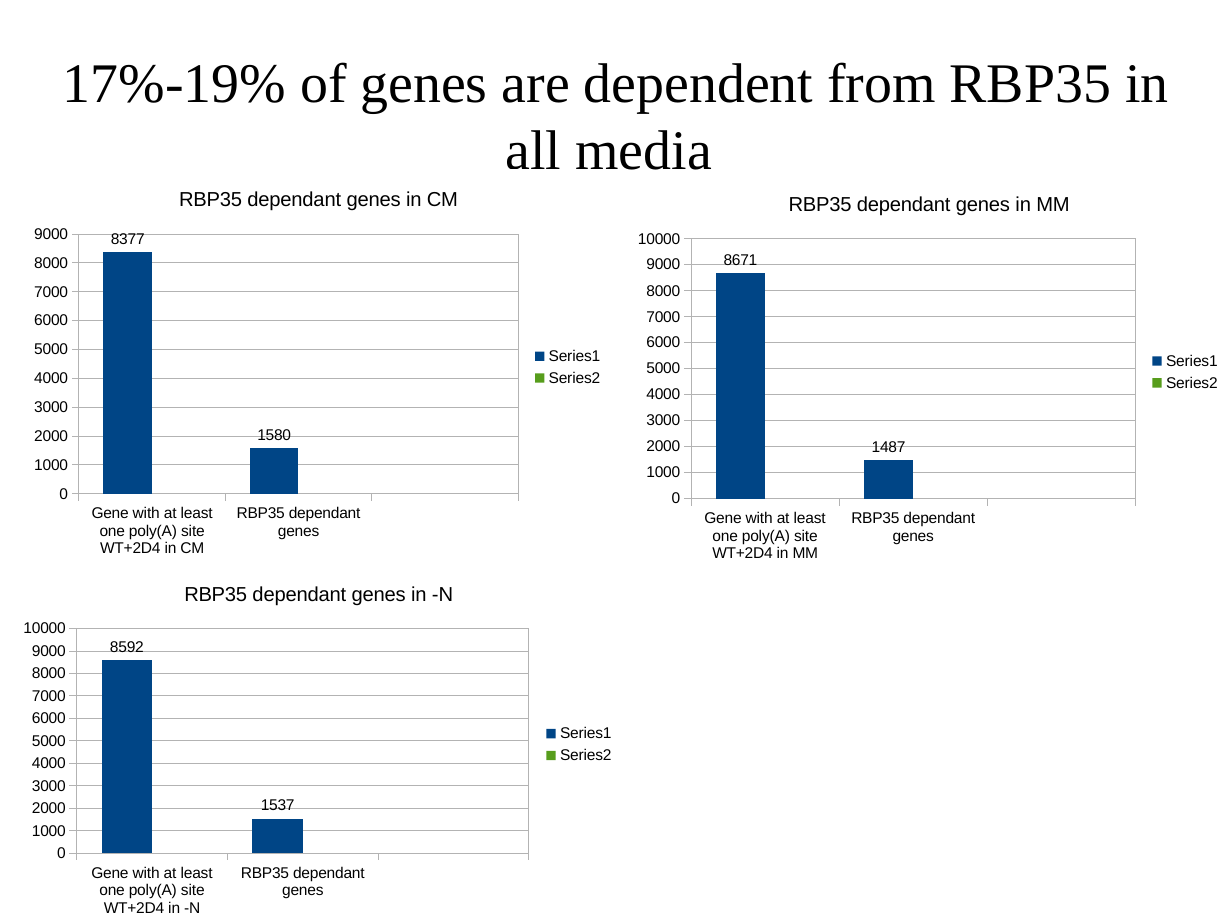
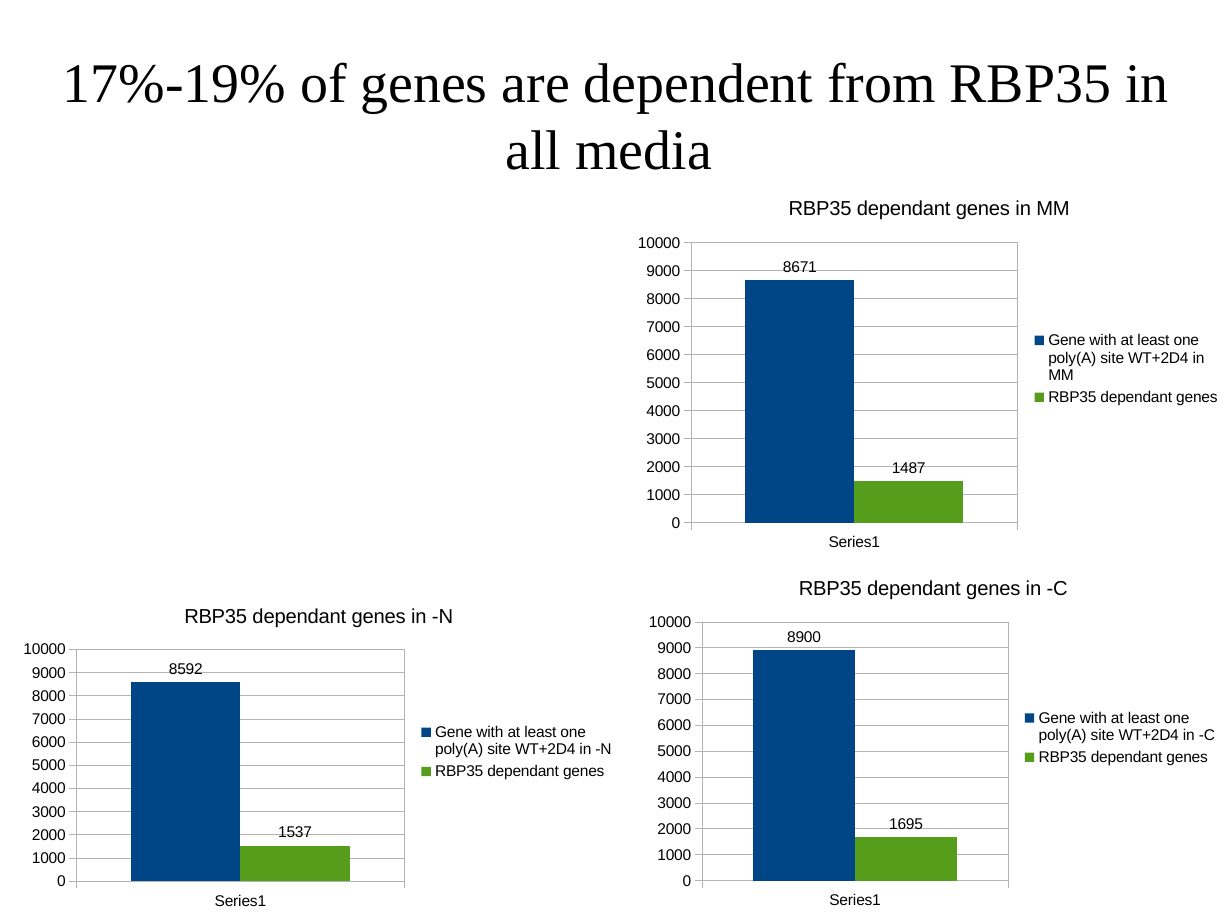
Before and after one commit to wilkinsonlab/m-oryzae-polya, a slide deck: slide 37 of doc/oryzae_presentation.odp (slide 35 before the commit). Drawn at 1232x924 pixels with LibreOffice and Linux fonts; fonts in the diff are those of the drawing. Boxes give left, top, right and bottom in pixels: in the first picture for what was removed or moved away, otherwise in the second. Text is boxed around its words. In the diff, an @@ line names an element or a change of style, - is before the commit and + after.

```diff
--- a/doc/oryzae_presentation.odp
+++ b/doc/oryzae_presentation.odp
@@ column chart at <box>626,179,1232,559</box> @@
-categories: Gene with at least one poly(A) site WT+2D4 in MM, RBP35 dependant genes, 
+categories: 
-: 8671, 1487, -
+Gene with at least one poly(A) site WT+2D4 in MM: 8671
-: -, -, -
+RBP35 dependant genes: 1487
@@ column chart: place and size @@
-column chart at <box>626,174,1232,570</box>
+column chart at <box>626,179,1232,559</box>
@@ column chart at <box>637,559,1230,917</box> @@
@@ title "RBP35 dependant genes in CM" to "RBP35 dependant genes in -C" @@
-categories: Gene with at least one poly(A) site WT+2D4 in CM, RBP35 dependant genes, 
+categories: 
-: 8377, 1580, -
+Gene with at least one poly(A) site WT+2D4 in -C: 8900
-: -, -, -
+RBP35 dependant genes: 1695
@@ column chart: place and size @@
-column chart at <box>22,169,615,565</box>
+column chart at <box>637,559,1230,917</box>
@@ column chart at <box>11,588,626,917</box> @@
-categories: Gene with at least one poly(A) site WT+2D4 in -N, RBP35 dependant genes, 
+categories: 
-: 8592, 1537, -
+Gene with at least one poly(A) site WT+2D4 in -N: 8592
-: -, -, -
+RBP35 dependant genes: 1537
@@ column chart: place and size @@
-column chart at <box>11,566,626,924</box>
+column chart at <box>11,588,626,917</box>
```
Also in this commit, not shown: 15 other slides changed, 3 slides added, 3 other files.
